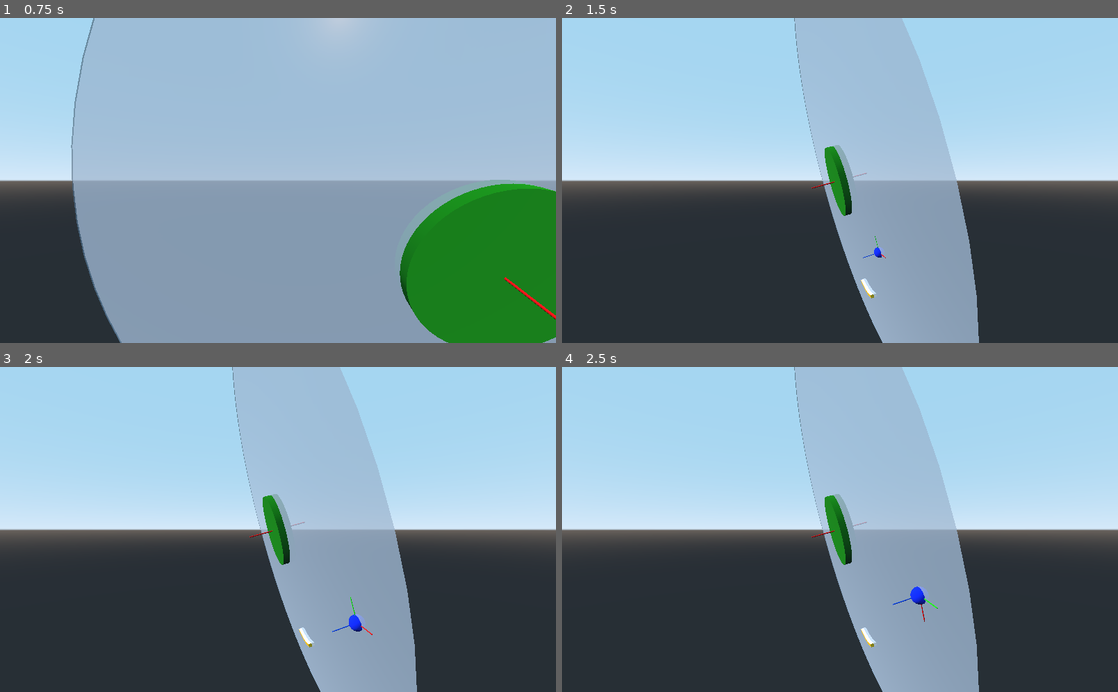
Above: before the commit, frames 1-4 (two rows, left to right).
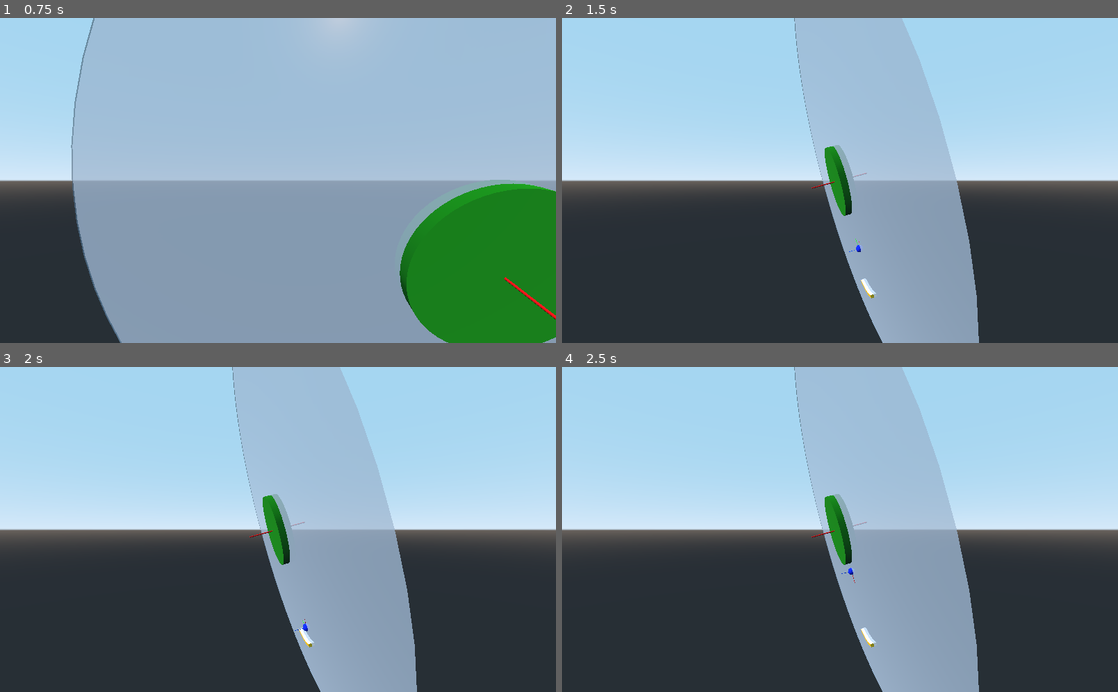
Above: after the commit, the same moments.

Repository: teratron/treaker
Game: Godot game, scene res://src/world/World.tscn
Same seed, same stepped clock (60 frames per second), same inputs: the game is played once before the commit and once after it.
Inputs (mouse positions are in pixels of both pictures, inside the frame that each line leads up to):
- Up to frame 1 (0.75 s): tap Enter at 0.5 s; move the mouse to (305, 180) at 0.52 s; press the mouse at (305, 180) at 0.53 s; hold W (move_forward) from 0.53 s (still down)
- Up to frame 2 (1.5 s): keep holding W (move_forward); tap Space (move_up) at 1.25 s; move the mouse to (812, 180) at 1.27 s; release the mouse at (812, 180) at 1.28 s; tap C (toggle_camera) at 1.35 s; click (812, 180) at 1.42 s
- Up to frame 3 (2 s): keep holding W (move_forward)
- Up to frame 4 (2.5 s): keep holding W (move_forward); move the mouse to (851, 523) at 2.02 s; tap Alt (use_ability) at 2.1 s; click (851, 523) at 2.17 s

Frame 1 is identical in both runs. In frame 2, less than 0.1% of the frame differs, in the area x 51-59%, y 67-74%; in frame 3, 0.2%; in frame 4, 0.2%, in the area x 50-68%, y 61-79%.

Commit message:
Velocity ball

Diff:
--- a/app/src/player/Ball.gd
+++ b/app/src/player/Ball.gd
@@ -6,36 +6,41 @@
 export(float, 5, 100) var speed = 20
 export(float) var radius = .6 setget set_radius
 
-onready var player := owner
-
+var player: Player
 var velocity := Vector3.ZERO
 var status   := PARKED
 
 
 func _ready():
 	set_radius(radius)
+	yield(owner, "ready")
 	prints(player, player.transform.basis.xform(Vector3(1, 0, 1)))
 	#set_axis_lock(PhysicsServer.BODY_AXIS_LINEAR_Z, true)
 
 
 func _integrate_forces(state):
 	if status == HOVERED:
+		#prints(state.center_of_mass, state.total_gravity)
 		#prints(velocity)
-		velocity = state.linear_velocity.normalized() * speed #* state.get_step())
-		velocity.z = 0
+
+		#velocity = state.linear_velocity.normalized() * speed #* state.get_step())
+		#velocity.z = 0
+		#prints(velocity, state.get_velocity_at_local_position(velocity))
 		#velocity = player.global_transform.basis.xform(velocity)
 		#prints(velocity, player.transform.basis.xform(velocity))
 		#set_linear_velocity(velocity)
-		set_linear_velocity(player.transform.basis.xform(velocity))
+		#set_linear_velocity(player.transform.basis.xform(velocity))
 
-#	var count = state.get_contact_count()
-#	if count > 0:
-#		for i in range(count):
-#			prints(state.get_contact_local_normal(i), state.get_contact_local_position(i))
-#			state.linear_velocity *= state.get_contact_local_normal(i)
-#	else:
-#		state.linear_velocity = state.linear_velocity
-
+		var count = state.get_contact_count()
+		if count > 0:
+			velocity = state.linear_velocity.normalized() * speed
+			velocity.z = 0
+			set_linear_velocity(player.transform.basis.xform(velocity))
+#			for i in range(count):
+#				prints(state.get_contact_local_normal(i), state.get_contact_local_position(i))
+#				state.linear_velocity *= state.get_contact_local_normal(i)
+		#else:
+			#set_linear_velocity(velocity)
 
 func set_radius(value: float) -> void:
 	var mesh = $MeshInstance.mesh
@@ -61,6 +66,8 @@
 
 func start(direction: Vector3) -> void:
 	velocity = direction.normalized() * speed
+	#velocity.z = 0
+	#set_linear_velocity(player.transform.basis.xform(velocity)) #* get_physics_process_delta_time())
 	set_linear_velocity(velocity) #* get_physics_process_delta_time())
 	status = HOVERED
 
--- a/app/src/player/Ball.tscn
+++ b/app/src/player/Ball.tscn
@@ -14,7 +14,6 @@
 radius = 0.6
 
 [node name="Ball" type="RigidBody"]
-mode = 2
 physics_material_override = SubResource( 2 )
 gravity_scale = 0.0
 custom_integrator = true
--- a/app/src/player/Player.gd
+++ b/app/src/player/Player.gd
@@ -33,11 +33,13 @@
 	paddle.transform.origin = Vector3(0, -radius_paddle, 0)
 	paddle.set_ball_position(ball.radius)
 	ball_parked_position()
+	ball.player = self
 
 	#((1, 0, 0), (0, 0.984808, -0.173648), (0, 0.173648, 0.984807)) ((1, 0, 0), (0, 1, 0), (0, 0, 1))
-	prints(transform.basis, rotor.transform.basis)
+	#prints(transform.basis, rotor.transform.basis)
 	#(1, 0.984808, 0.173648) (1, 1, 0)
-	prints(transform.basis.xform(Vector3(1, 0, 1)), rotor.transform.basis.xform(Vector3(1, 0, 1)))
+	#prints(transform.basis.xform(Vector3(1, 0, 1)), rotor.transform.basis.xform(Vector3(1, 0, 1)))
+
 	#prints(global_transform.basis, rotor.global_transform.basis)
 	#print(deg2rad(10))
 
--- a/app/src/player/Player.tscn
+++ b/app/src/player/Player.tscn
@@ -46,7 +46,6 @@
 visible = false
 
 [node name="Ball" parent="." instance=ExtResource( 3 )]
-mode = 0
 
 [node name="ActionPlayer" type="Node" parent="."]
 script = ExtResource( 8 )
